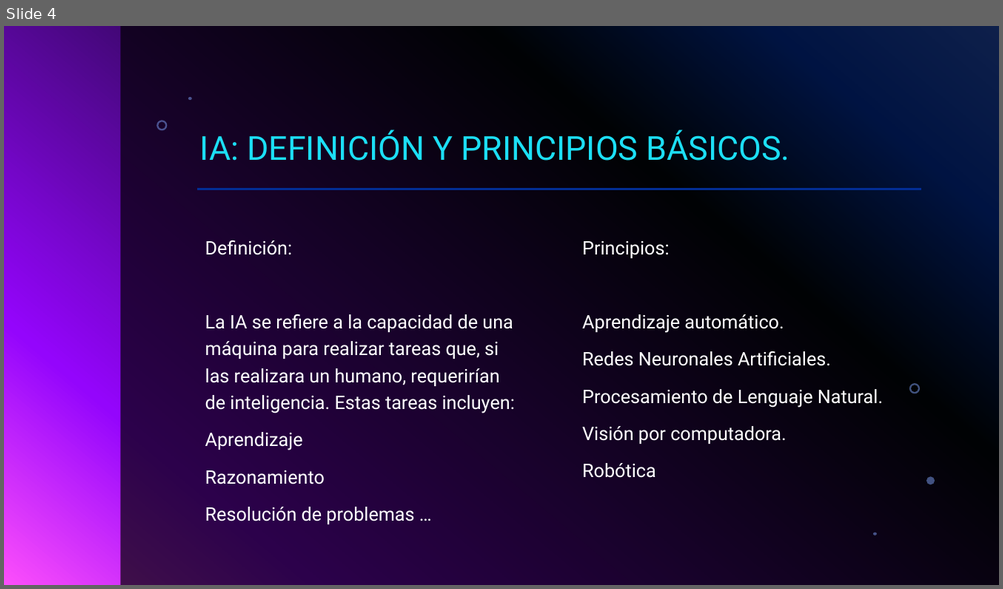
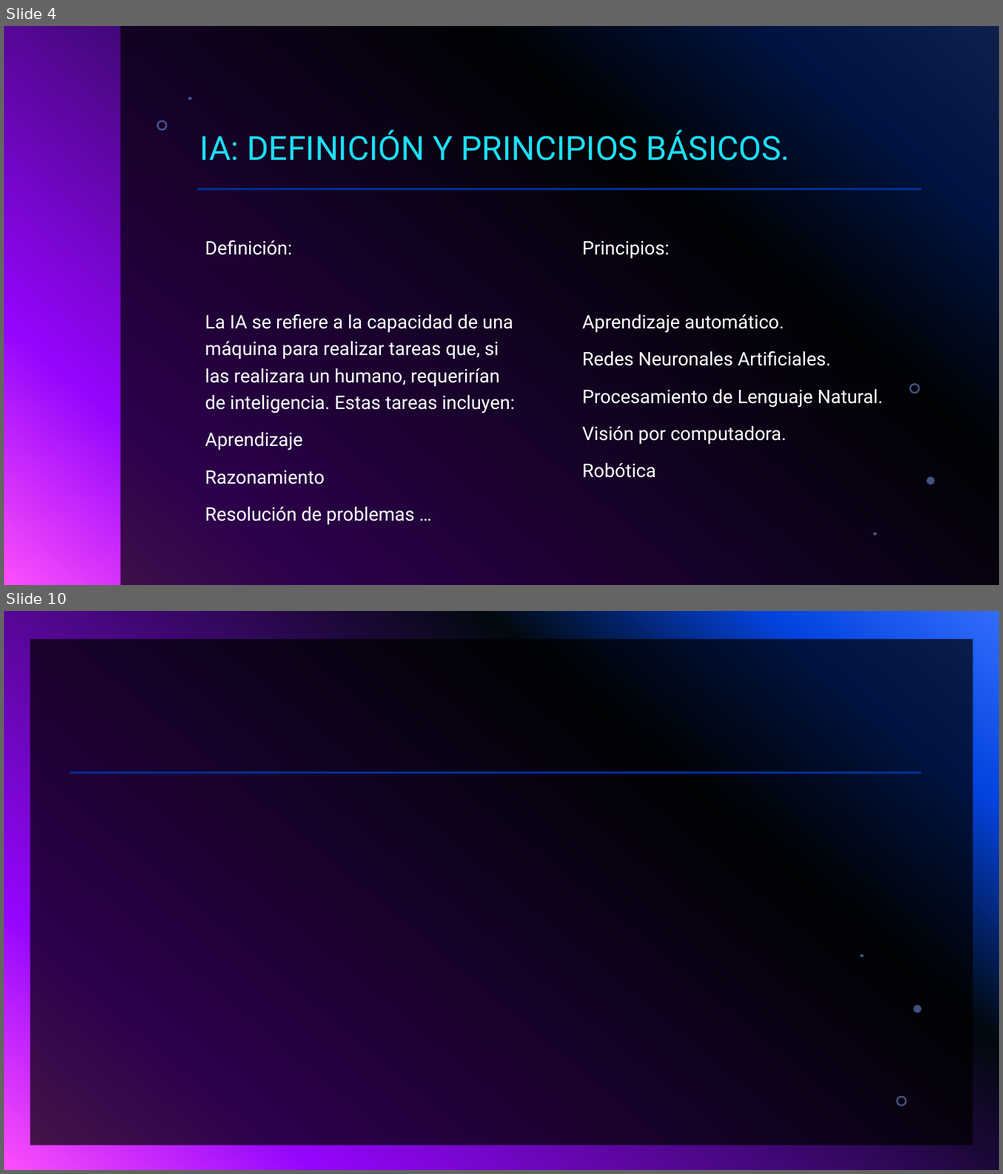
Before and after one commit to agarper2311/IES-Ntra-Sra-De-Los-Remedios, a slide deck: Digitalización/Tema 2/Tarea 2.1. Explorando las Técnologías Habilitadoras Digitales.pptx. Shown one above the other, each under a label of ours: slide 4 before the commit, slides 4 and 10 after it; the slides between them are not shown. The pictures are 1003x589 and 1003x1174 pixels, drawn with LibreOffice and Linux fonts; fonts in the diff are those of the drawing; background and template pictures are left out. Boxes give left, top, right and bottom in pixels: in the first picture for what was removed or moved away, otherwise in the second. Text is boxed around its words. In the diff, an @@ line names an element or a change of style, - is before the commit and + after.

```diff
--- a/Digitalización/Tema 2/Tarea 2.1. Explorando las Técnologías Habilitadoras Digitales.pptx
+++ b/Digitalización/Tema 2/Tarea 2.1. Explorando las Técnologías Habilitadoras Digitales.pptx
@@ slide 10 added at (x1=4, y1=611, x2=999, y2=1170), background gradient #316CFC to #0343DF to #02090E to #9405FC to #FC4EFB @@
@@ rectangle added at (x1=30, y1=639, x2=973, y2=1146), fill #000000 at 70% opacity @@
@@ line added from (70, 773) to (922, 773), #9405FC 2 pt @@
@@ freeform shape added at (x1=859, y1=954, x2=864, y2=957), fill #83A7FD at 49% opacity @@
@@ freeform shape added at (x1=913, y1=1005, x2=922, y2=1013), fill #83A7FD at 49% opacity @@
@@ freeform shape added at (x1=896, y1=1096, x2=907, y2=1106), fill #83A7FD at 49% opacity @@
```
Also in this commit, not shown: 5 other slides added.
